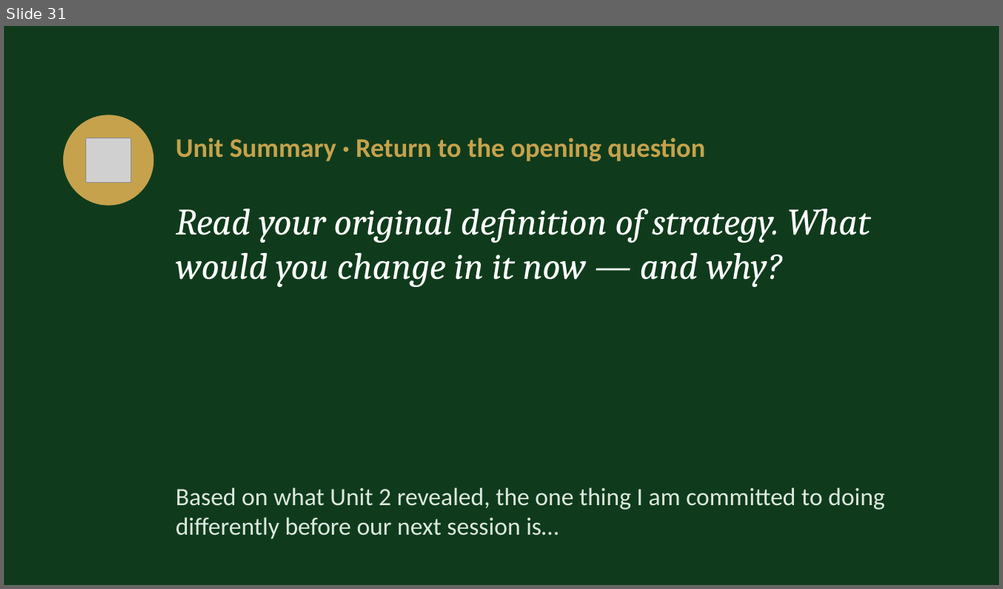
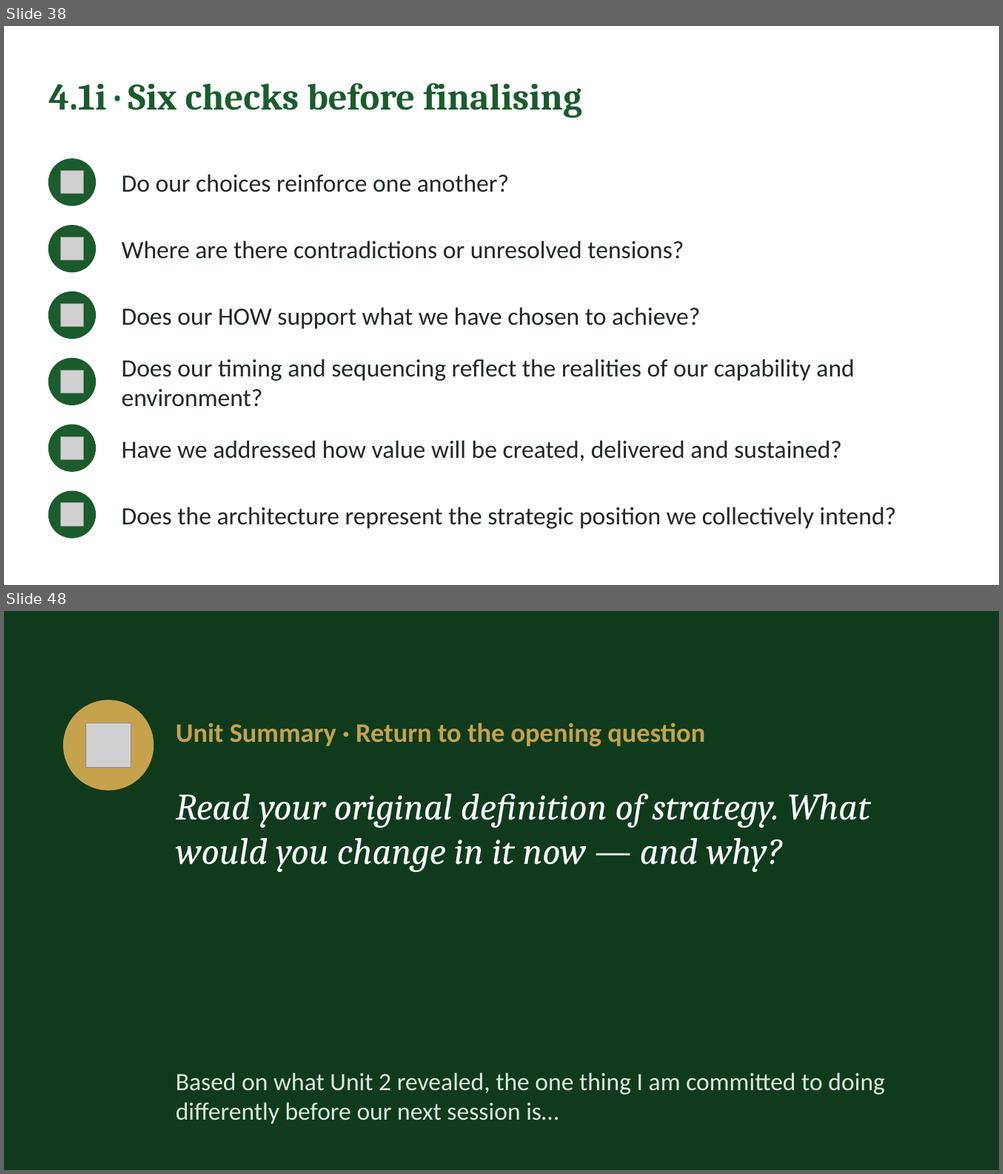
Before and after one commit to IBSL26/ibsl-platform, a slide deck: Unit decks/Unit 02 - Strategy Visioning & Success in Practice (SiP).pptx. Shown one above the other, each under a label of ours: slide 31 before the commit, slides 38 and 48 after it; the slides between them are not shown. The pictures are 1003x589 and 1003x1174 pixels, drawn with LibreOffice and Linux fonts; fonts in the diff are those of the drawing; grey boxes stand for pictures. Boxes give left, top, right and bottom in pixels: in the first picture for what was removed or moved away, otherwise in the second. Text is boxed around its words. In the diff, an @@ line names an element or a change of style, - is before the commit and + after.

```diff
--- a/Unit decks/Unit 02 - Strategy Visioning & Success in Practice (SiP).pptx
+++ b/Unit decks/Unit 02 - Strategy Visioning & Success in Practice (SiP).pptx
@@ slide 38 added at bbox=[4, 26, 999, 585], background #FFFFFF @@
@@ text added at bbox=[48, 83, 581, 118], 36 pt, text #1A5C2C, bold @@
+4.1i · Six checks before finalising
@@ ellipse added at bbox=[48, 158, 95, 205], fill #1A5C2C, outline #1A5C2C 1 pt @@
@@ picture added at bbox=[61, 171, 84, 194] @@
@@ text added at bbox=[122, 174, 509, 192], 24 pt, text #1F2A22 @@
+Do our choices reinforce one another?
@@ ellipse added at bbox=[48, 226, 95, 272], fill #1A5C2C, outline #1A5C2C 1 pt @@
@@ picture added at bbox=[61, 237, 84, 261] @@
@@ text added at bbox=[122, 241, 683, 259], 24 pt, text #1F2A22 @@
+Where are there contradictions or unresolved tensions?
@@ ellipse added at bbox=[48, 292, 95, 338], fill #1A5C2C, outline #1A5C2C 1 pt @@
@@ picture added at bbox=[61, 304, 84, 326] @@
@@ text added at bbox=[122, 307, 700, 329], 24 pt, text #1F2A22 @@
+Does our HOW support what we have chosen to achieve?
@@ ellipse added at bbox=[48, 359, 95, 405], fill #1A5C2C, outline #1A5C2C 1 pt @@
@@ picture added at bbox=[61, 370, 84, 393] @@
@@ text added at bbox=[122, 359, 854, 407], 24 pt, text #1F2A22 @@
+Does our timing and sequencing reflect the realities of our capability and environment?
@@ ellipse added at bbox=[48, 425, 95, 471], fill #1A5C2C, outline #1A5C2C 1 pt @@
@@ picture added at bbox=[61, 437, 84, 460] @@
@@ text added at bbox=[122, 440, 842, 461], 24 pt, text #1F2A22 @@
+Have we addressed how value will be created, delivered and sustained?
@@ ellipse added at bbox=[48, 491, 95, 538], fill #1A5C2C, outline #1A5C2C 1 pt @@
@@ picture added at bbox=[61, 503, 84, 527] @@
@@ text added at bbox=[122, 507, 896, 529], 24 pt, text #1F2A22 @@
+Does the architecture represent the strategic position we collectively intend?
@@ what was slide 31 is now slide 48 @@
```
Also in this commit, not shown: 16 slides changed, 28 other slides added, 12 slides removed, 47 other files.
